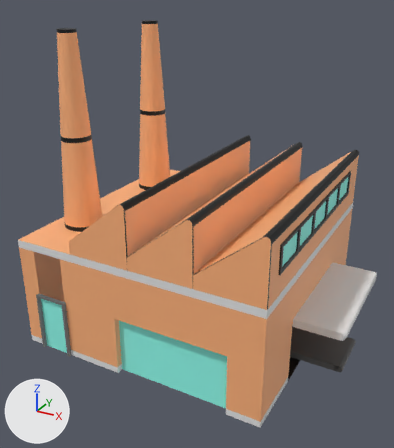
The FBX model Assets/Blender/Factory.fbx: old version first, new version second.
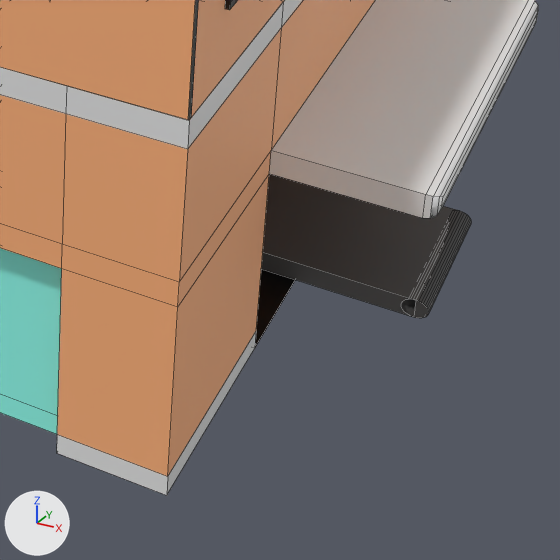
The first picture shows the older version from a camera (50 mm lens) standing at (3.88, -7.13, 5.25) and looking at (0.16, -0.37, 1.87). The close-ups show both versions on the part from 53% to 97% of the width and 61% to 100% of the height of that picture. Every picture has the same lights, and +X, +Y and +Z are marked at lower left. The close-ups show mesh edges as thin lines. Where no turn or scale is listed for an object, it has been applied to the vertices. Vertices at the same position are counted once.

In view in the first close-up: 'Factory'.
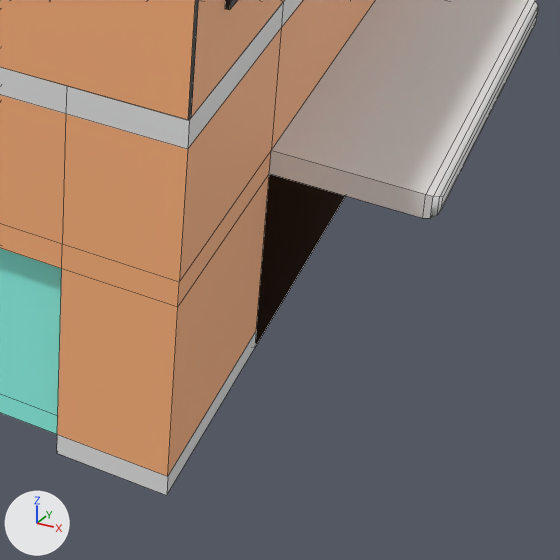
Boxes [x1, y1, x2, y2] around the edits, measured in the close-ups (560 x 560 px):
part 1 of me_cube_028, deleted
    before: [401, 211, 471, 318]
part 2 of me_cube_028, deleted
    before: [261, 174, 460, 317]

Patch to the scene script:
```diff
--- a/Assets/Blender/Factory.fbx.py
+++ b/Assets/Blender/Factory.fbx.py
@@ me_cube_028 @@
 me_cube_028.from_pydata(...)  # 1152 vertices, 674 faces; spans x -1.98..2.71, y -2.03..1.98, z 0.0..4.69
 # used by ob_factory; location = (0.0, 0.0, 0.0)
-me_cube_028.materials.append(mat_band)  # dark grey #595959
+# me_cube_028 part 1: the loose piece of 64 vertices spanning x 2.49..2.62, y -0.4..0.4, z 0.0..0.1 is deleted
+# me_cube_028 part 2: the loose piece of 8 vertices spanning x 0.0..2.55, y -0.4..0.4, z 0.0..0.1 is deleted
 me_cube_028.materials.append(mat_factory)
```
